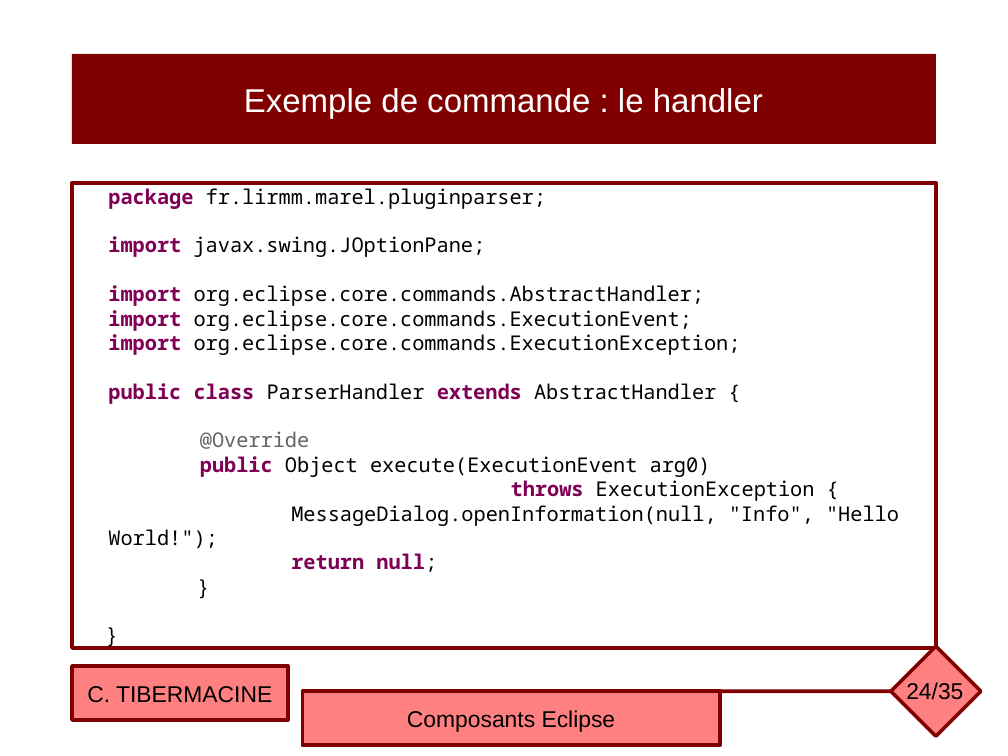
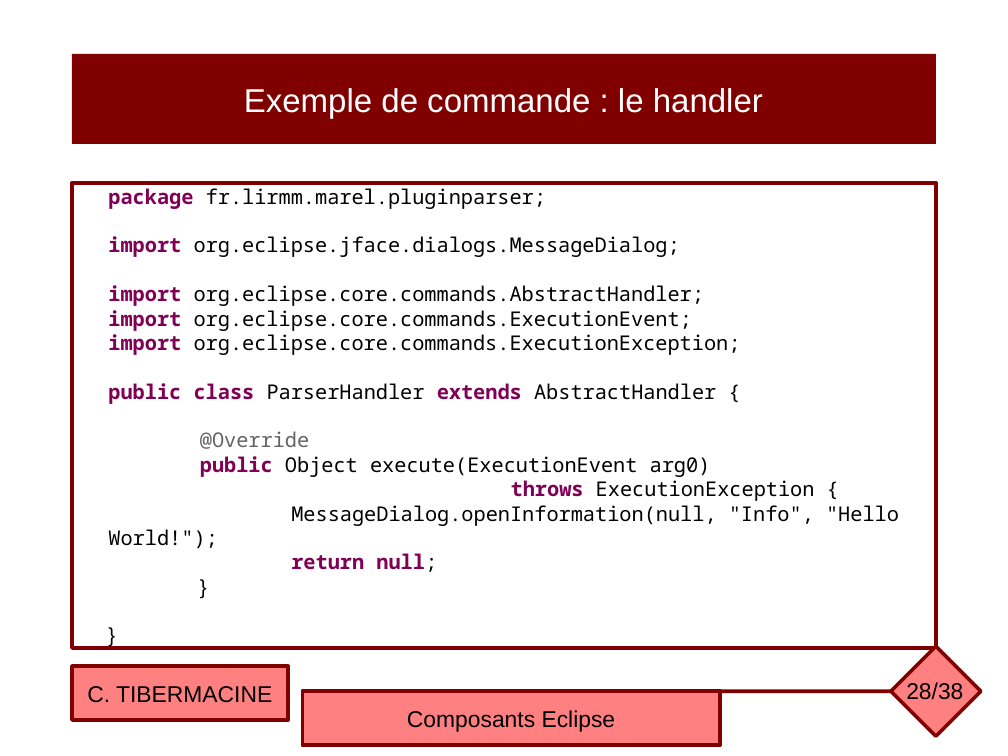
Before and after one commit to ctiber/composants, a slide deck: slide 28 of cours/cours4.odp (slide 24 before the commit). Drawn at 1008x756 pixels with LibreOffice and Linux fonts; fonts in the diff are those of the drawing. Boxes give left, top, right and bottom in pixels: in the first picture for what was removed or moved away, otherwise in the second. Text is boxed around its words. In the diff, an @@ line names an element or a change of style, - is before the commit and + after.

```diff
--- a/cours/cours4.odp
+++ b/cours/cours4.odp
@@ text in rectangle at (108, 236, 680, 257): text changed @@
-import javax.swing.JOptionPane;
+import org.eclipse.jface.dialogs.MessageDialog;
@@ page number at (906, 682, 963, 705): text changed @@
-24/35
+28/38
```
Also in this commit, not shown: 20 other slides changed, 4 slides added, 1 slide removed, 1 other file.
